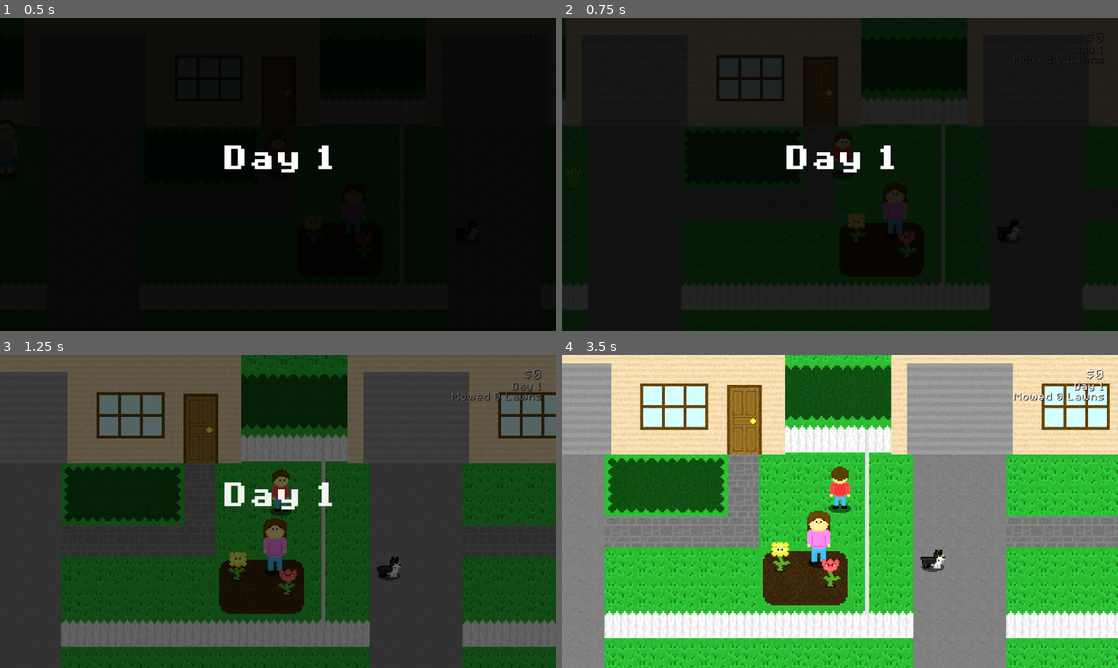
Above: before the commit, frames 1-4 (two rows, left to right).
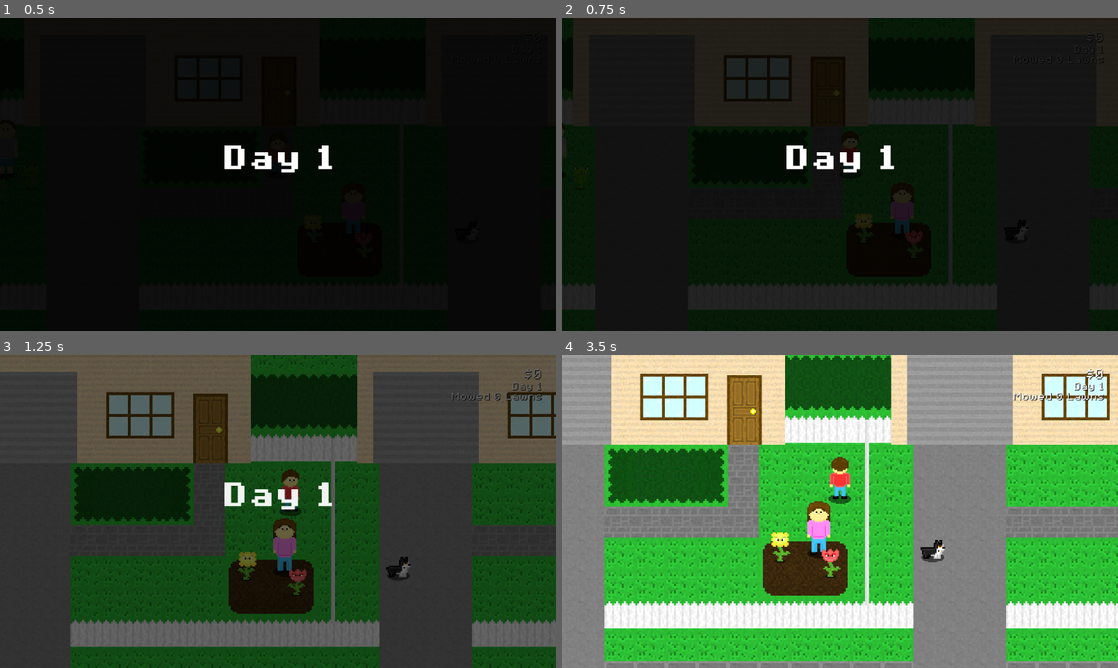
Above: after the commit, the same moments.

Repository: Birb-Games/the-legend-of-the-lawns
Game: Godot game, scene res://scenes/main.tscn
Same seed, same stepped clock (60 frames per second), same inputs: the game is played once before the commit and once after it.
Inputs (mouse positions are in pixels of both pictures, inside the frame that each line leads up to):
- Up to frame 1 (0.5 s): no input
- Up to frame 2 (0.75 s): tap Enter at 0.5 s; move the mouse to (962, 158) at 0.52 s; hold D (move_right) from 0.53 s (still down); tap Space (interact) at 0.6 s
- Up to frame 3 (1.25 s): keep holding D (move_right)
- Up to frame 4 (3.5 s): move the mouse to (728, 527) at 1.27 s; release D (move_right) at 1.28 s; hold S (move_down) 1.28-2.03 s; click (728, 527) at 1.35 s; tap Space (interact) at 2, 2.85 s; move the mouse to (895, 442) at 2.02 s; hold D (move_right) 2.03-2.78 s; hold Right mouse button (shoot_secondary) 2.03-2.78 s; move the mouse to (812, 574) at 2.77 s; hold W (move_up) from 2.78 s (still down)

Frame 1 is identical in both runs. In frame 2, 2.7% of the frame differs, in the area x 0-100%, y 0-86%; in frame 3, 13%; in frame 4, 26%, in the area x 0-100%, y 0-100%.

Commit message:
changed camera position smoothing speed from 24 px/s to 8 px/s

Diff:
--- a/scenes/main.tscn
+++ b/scenes/main.tscn
@@ -23,7 +23,7 @@
 [node name="Camera2D" type="Camera2D" parent="Player"]
 zoom = Vector2(4, 4)
 position_smoothing_enabled = true
-position_smoothing_speed = 24.0
+position_smoothing_speed = 8.0
 
 [node name="Neighborhood" parent="." instance=ExtResource("3_sugp2")]
 
